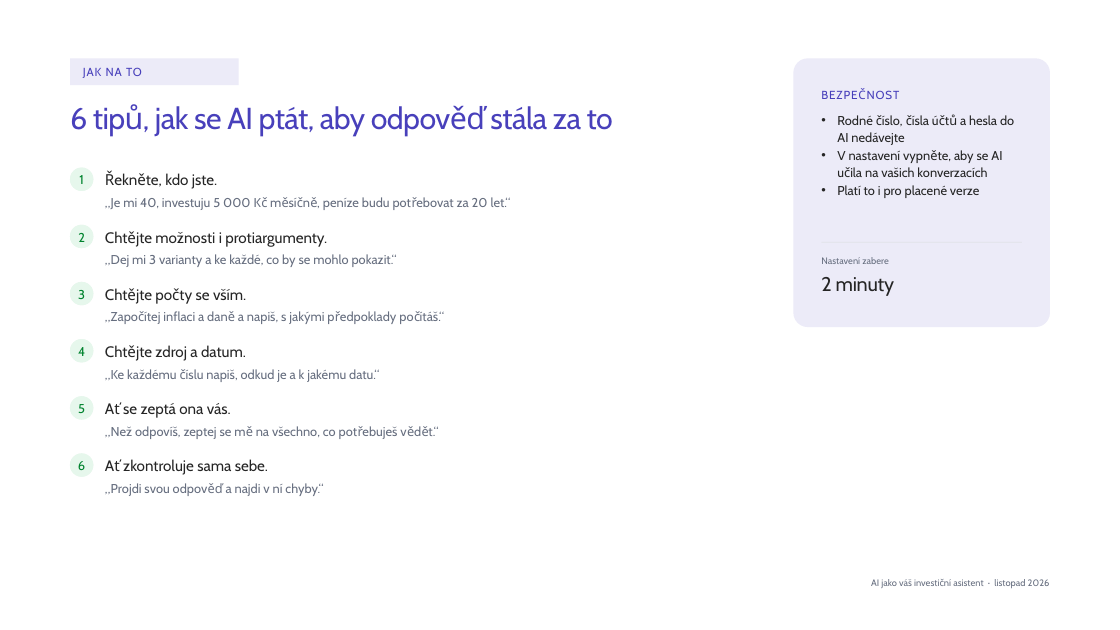
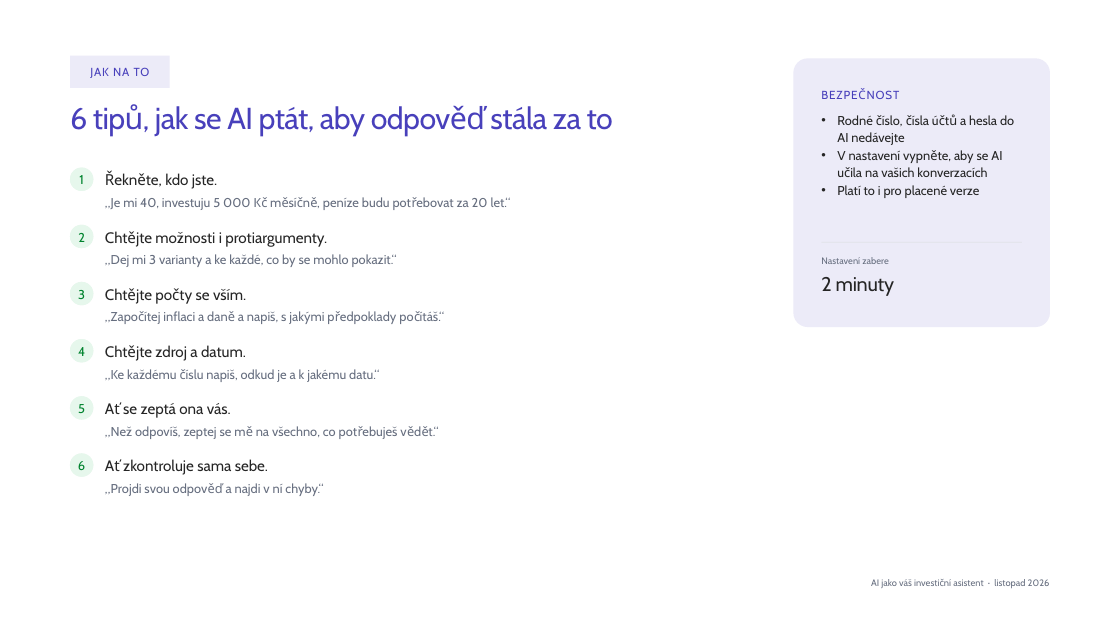
Before and after one commit to LosLameros/Agent-1, a slide deck: slide 3 of vystupy/workshopy/2026-11-umela-inteligence/AI jako váš investiční asistent - workshop.pptx. Drawn at 1120x630 pixels with LibreOffice and Linux fonts; fonts in the diff are those of the drawing; background and template pictures are left out. Boxes give left, top, right and bottom in pixels: in the first picture for what was removed or moved away, otherwise in the second. Text is boxed around its words. In the diff, an @@ line names an element or a change of style, - is before the commit and + after.

```diff
--- a/vystupy/workshopy/2026-11-umela-inteligence/AI jako váš investiční asistent - workshop.pptx
+++ b/vystupy/workshopy/2026-11-umela-inteligence/AI jako váš investiční asistent - workshop.pptx
@@ subtitle "JAK NA TO": place and size @@
-subtitle "JAK NA TO" at (70,58,239,85)
+subtitle "JAK NA TO" at (70,58,170,85)
@@ subtitle "JAK NA TO" at (70,58,170,85): alignment left to centre @@
```
Also in this commit, not shown: 16 other slides changed, 1 other file.
